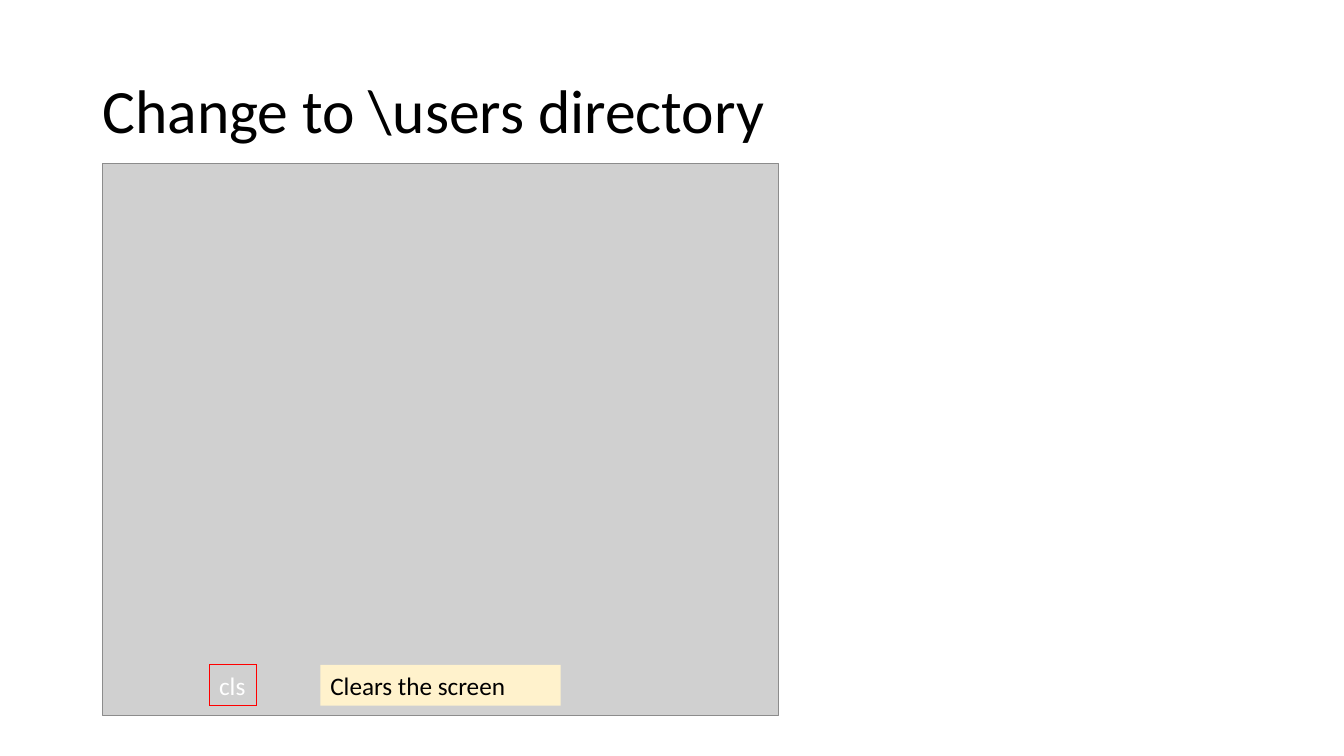
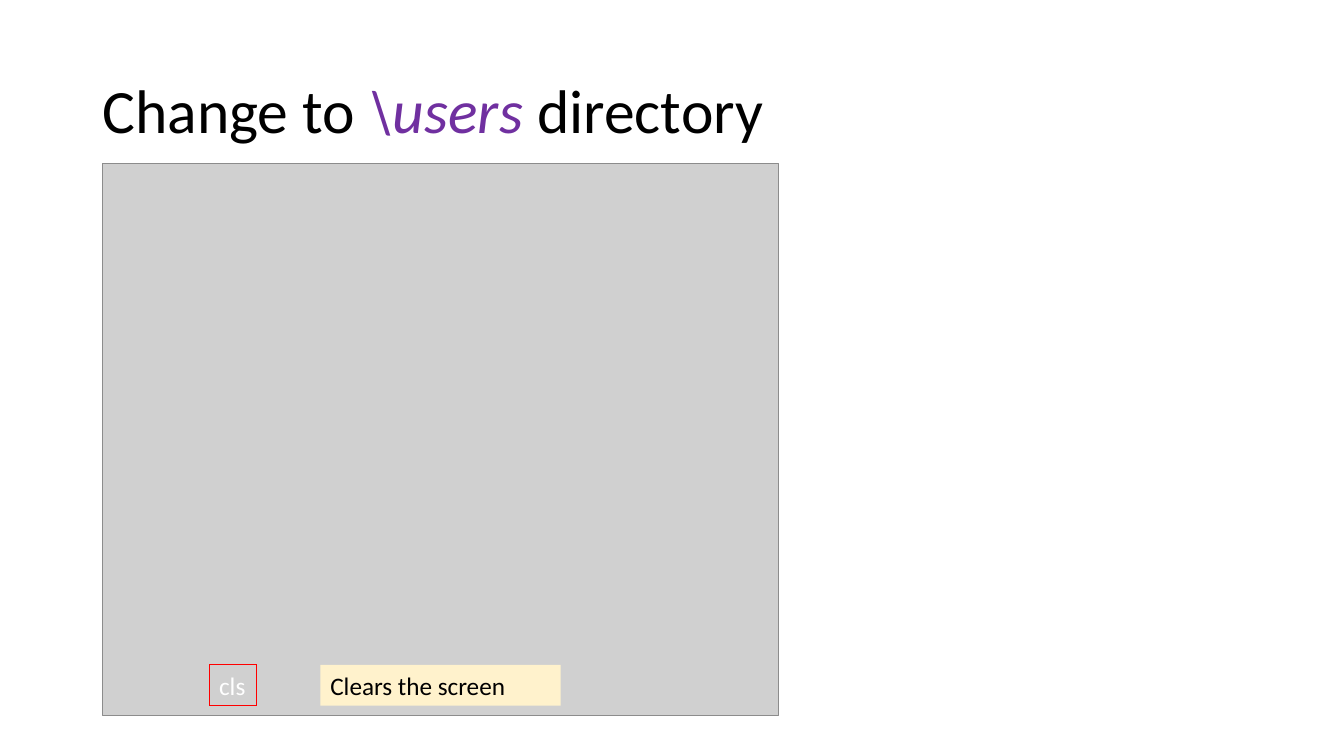
Before and after one commit to frankwxu/digital-forensics-lab, a slide deck: slide 15 of Basic_Computer_Skills_for_Forensics/0_Win_command_line_tutorial.pptx. Drawn at 1344x756 pixels with LibreOffice and Linux fonts; fonts in the diff are those of the drawing; grey boxes stand for pictures; background and template pictures are left out. Boxes give left, top, right and bottom in pixels: in the first picture for what was removed or moved away, otherwise in the second. Text is boxed around its words. In the diff, an @@ line names an element or a change of style, - is before the commit and + after.

```diff
--- a/Basic_Computer_Skills_for_Forensics/0_Win_command_line_tutorial.pptx
+++ b/Basic_Computer_Skills_for_Forensics/0_Win_command_line_tutorial.pptx
@@ title "Change to \users directory" at [102,90,763,144]: text colour #000000 to #7030A0, italic on in "\users" @@
```
Also in this commit, not shown: 7 other slides changed, 1 other file.
